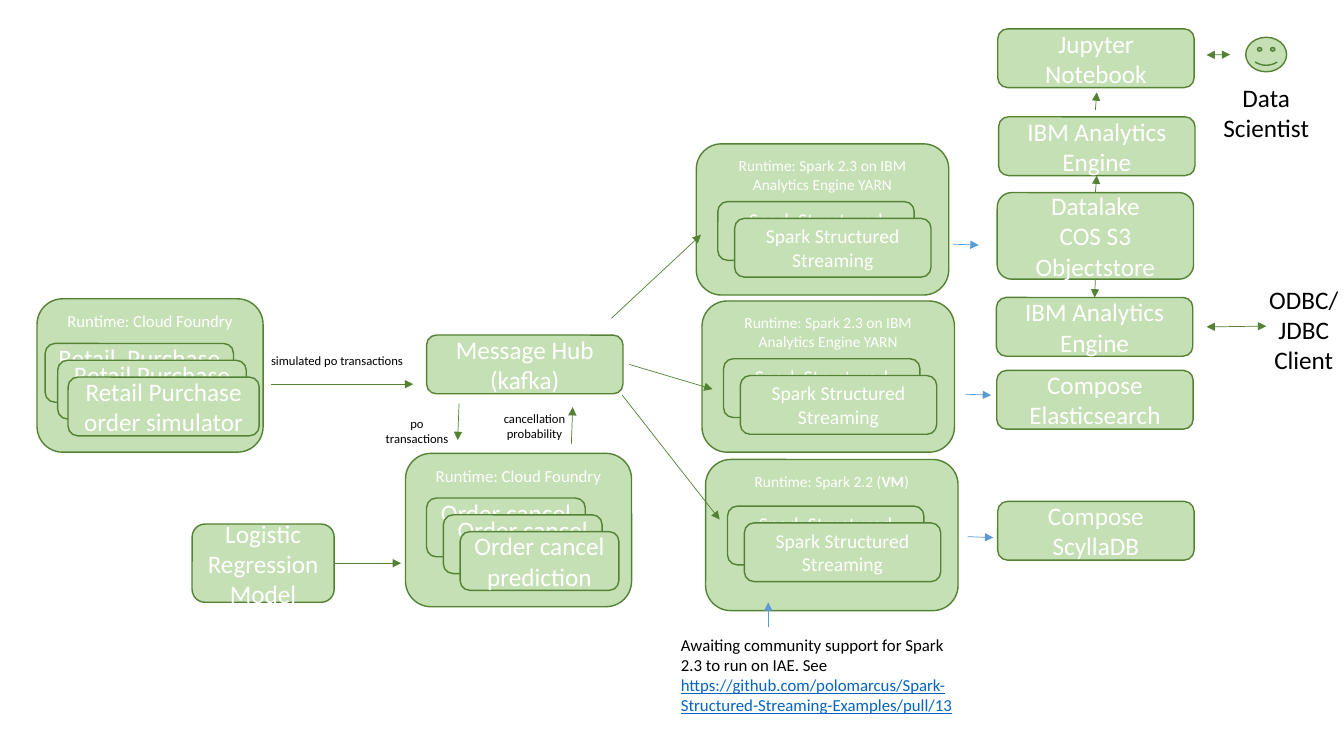
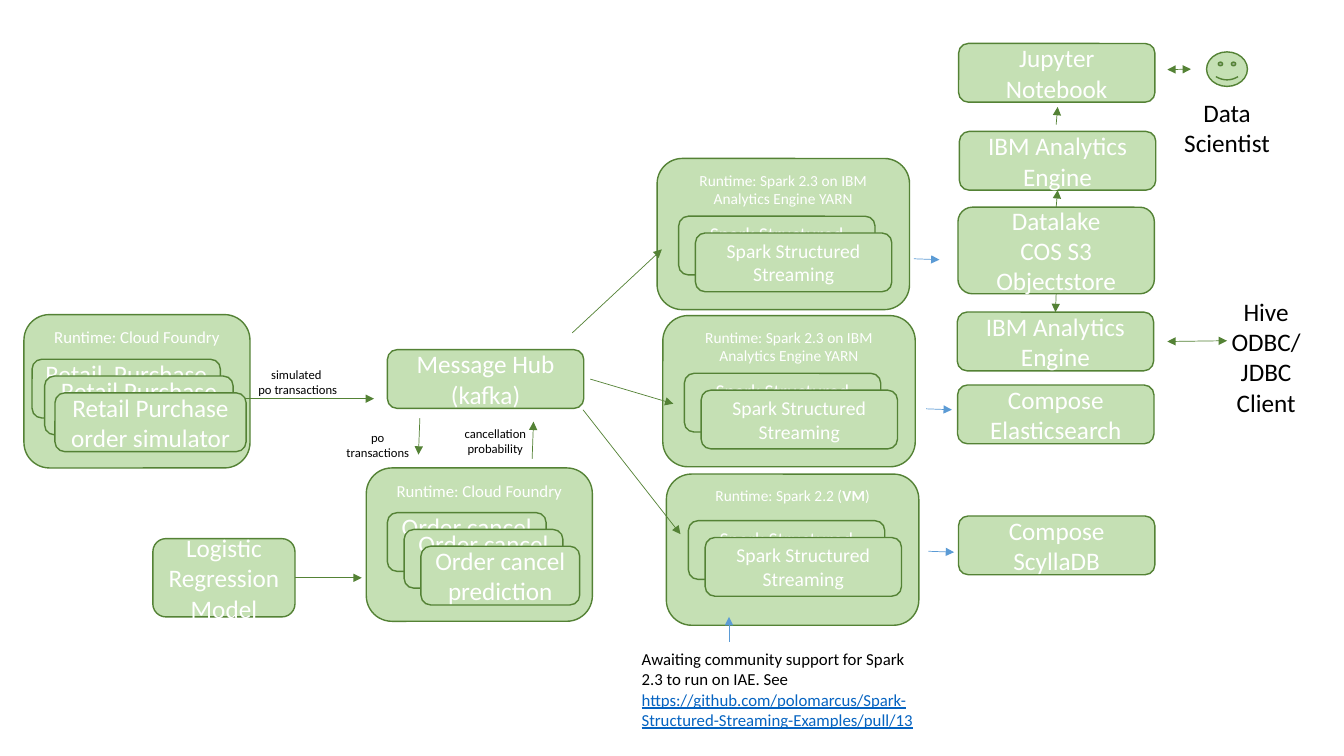
Before and after one commit to ibm-cloud-streaming-retail-demo/demo-overview, a slide deck: slide 1 of Demo Architecture.pptx. Drawn at 1344x756 pixels with LibreOffice and Linux fonts; fonts in the diff are those of the drawing. Boxes give left, top, right and bottom in pixels: in the first picture for what was removed or moved away, otherwise in the second. Text is boxed around its words. In the diff, an @@ line names an element or a change of style, - is before the commit and + after.

```diff
--- a/Demo Architecture.pptx
+++ b/Demo Architecture.pptx
@@ 21 rounded rectangles, 14 arrows, 4 texts, 2 double arrows, 1 smiley face: place and size @@
-21 rounded rectangles, 14 arrows, 4 texts, 2 double arrows, 1 smiley face at [193,29,1309,714]
+21 rounded rectangles, 14 arrows, 4 texts, 2 double arrows, 1 smiley face at [153,43,1270,729]
@@ text "Hive": place and size @@
-text "Hive" at [1269,291,1338,369]
+text "Hive" at [1232,303,1301,412]
@@ text at [1244,303,1289,321]: paragraph added @@
+Hive
@@ 4 rounded rectangles: place and size @@
-4 rounded rectangles at [37,298,263,452]
+4 rounded rectangles at [24,315,250,468]
@@ text at [258,370,338,396]: text changed @@
-simulated po transactions
+simulated
+po transactions
```
Also in this commit, not shown: 1 other file.
